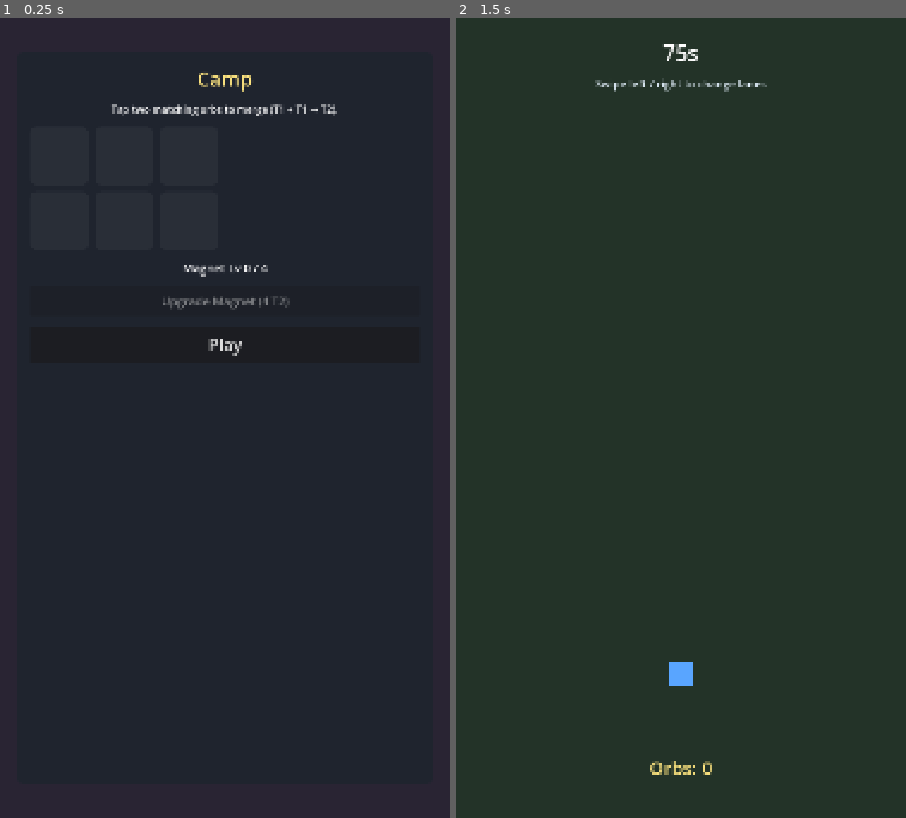
Above: before the commit, frames 1-2 (left to right).
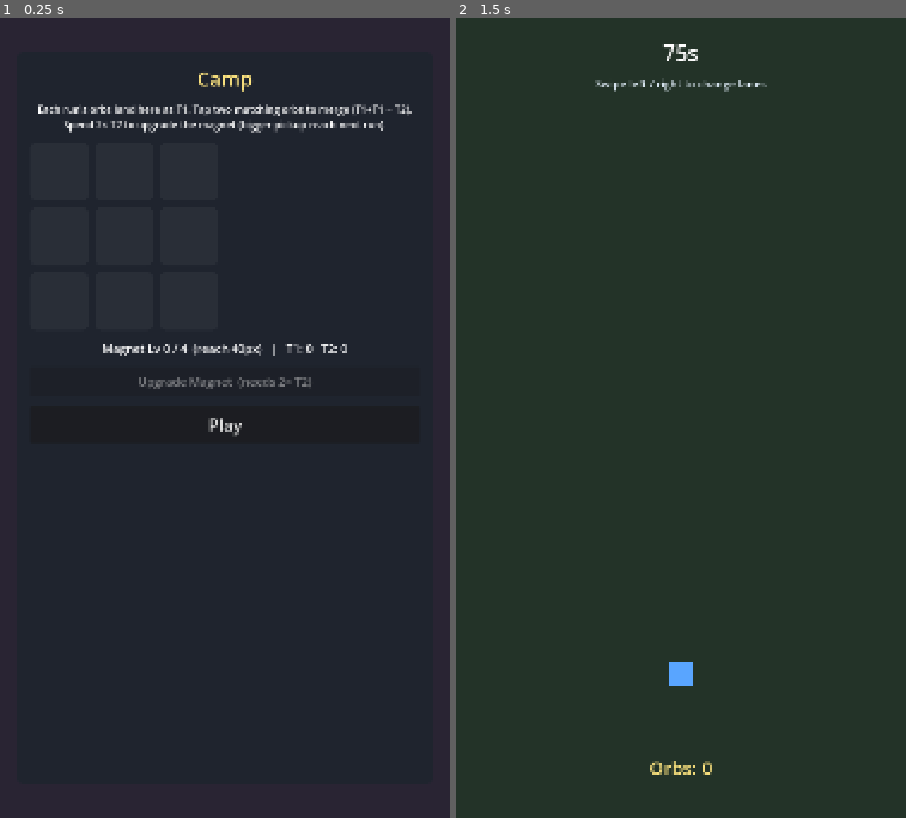
Above: after the commit, the same moments.

Repository: alemsahinovicfax-stack/merge-meadow
Game: Godot game, scene res://scenes/camp/camp_scene.tscn
Same seed, same stepped clock (60 frames per second), same inputs: the game is played once before the commit and once after it. This scene is started directly instead of the project's main scene.
Inputs (mouse positions are in pixels of both pictures, inside the frame that each line leads up to):
- Up to frame 1 (0.25 s): no input
- Up to frame 2 (1.5 s): click "Play" at 0.5 s; tap Enter at 1.25 s; move the mouse to (780, 378) at 1.27 s; click (780, 378) at 1.42 s

The runs differ from the first frame. In frame 1, 2.0% of the frame differs, in the area x 8-92%, y 10-53%; in frame 2, nothing differs.

Commit message:
Fix camp economy + real magnet effect; single-launch script.
Magnet was unreachable (6 slots, needed 4xT2); now 9 slots, 2xT2, and magnet grows in-run pickup radius. Clearer camp/loot copy. godot-run.ps1 launches once instead of watch-per-change.

Co-authored-by: Cursor <cursoragent@cursor.com>

Diff:
--- a/game/scenes/run/run_scene.tscn
+++ b/game/scenes/run/run_scene.tscn
@@ -1,10 +1,13 @@
-[gd_scene load_steps=5 format=3 uid="uid://c8runscene01"]
+[gd_scene load_steps=6 format=3 uid="uid://c8runscene01"]
 
 [ext_resource type="Script" path="res://scripts/run/run_controller.gd" id="1_run"]
 [ext_resource type="Script" path="res://scripts/run/player.gd" id="2_player"]
 
 [sub_resource type="RectangleShape2D" id="RectangleShape2D_player"]
 size = Vector2(56, 56)
+
+[sub_resource type="CircleShape2D" id="CircleShape2D_magnet"]
+radius = 40.0
 
 [node name="RunScene" type="Node2D"]
 script = ExtResource("1_run")
@@ -28,6 +31,13 @@
 
 [node name="CollisionShape2D" type="CollisionShape2D" parent="Player"]
 shape = SubResource("RectangleShape2D_player")
+
+[node name="MagnetField" type="Area2D" parent="Player"]
+collision_layer = 0
+collision_mask = 2
+
+[node name="CollisionShape2D" type="CollisionShape2D" parent="Player/MagnetField"]
+shape = SubResource("CircleShape2D_magnet")
 
 [node name="HUD" type="CanvasLayer" parent="."]
 
--- a/game/scripts/autoload/game_state.gd
+++ b/game/scripts/autoload/game_state.gd
@@ -5,10 +5,14 @@
 const SCENE_LOOT := "res://scenes/ui/loot_screen.tscn"
 const SCENE_CAMP := "res://scenes/camp/camp_scene.tscn"
 
-const CAMP_SLOT_COUNT := 6
+const CAMP_SLOT_COUNT := 9
 const MAX_MERGE_TIER := 2
 const MAGNET_MAX_LEVEL := 4
-const MAGNET_COST_T2 := 4
+const MAGNET_COST_T2 := 2
+
+# Magnet efekt u runu: domet automatskog skupljanja orbova (px).
+const MAGNET_BASE_RADIUS := 40.0
+const MAGNET_RADIUS_PER_LEVEL := 48.0
 
 var last_loot: int = 0
 var last_failed: bool = false
@@ -124,5 +128,9 @@
 	return true
 
 
+func get_magnet_radius() -> float:
+	return MAGNET_BASE_RADIUS + magnet_level * MAGNET_RADIUS_PER_LEVEL
+
+
 func mark_tutorial_seen() -> void:
 	tutorial_seen = true
--- a/game/scripts/camp/camp_controller.gd
+++ b/game/scripts/camp/camp_controller.gd
@@ -40,26 +40,28 @@
 
 func _on_slot_pressed(index: int) -> void:
 	var tier := GameState.camp_slots[index]
+	var status := ""
+
 	if tier == 0:
 		_selected_slot = -1
-		_refresh_ui()
-		return
-
-	if _selected_slot < 0:
+		status = "That slot is empty. Tap an orb to select it."
+	elif _selected_slot < 0:
 		_selected_slot = index
+		status = "Selected T%d. Now tap another T%d to merge." % [tier, tier]
 	elif _selected_slot == index:
 		_selected_slot = -1
+		status = "Deselected."
 	else:
 		if GameState.try_merge_slots(_selected_slot, index):
-			info_label.text = "Merged!"
+			status = "Merged into T%d!" % GameState.camp_slots[index]
 		else:
-			info_label.text = "Pick two matching orbs to merge."
+			status = "No match — orbs must be the same tier."
 		_selected_slot = -1
 
-	_refresh_ui()
+	_refresh_ui(status)
 
 
-func _refresh_ui() -> void:
+func _refresh_ui(status: String = "") -> void:
 	for i in _slot_buttons.size():
 		var tier := GameState.camp_slots[i]
 		var button := _slot_buttons[i]
@@ -88,13 +90,24 @@
 			_:
 				button.text = "?"
 
-	magnet_label.text = "Magnet Lv %d / %d" % [GameState.magnet_level, GameState.MAGNET_MAX_LEVEL]
-	magnet_button.text = "Upgrade Magnet (%d T2)" % GameState.MAGNET_COST_T2
-	magnet_button.disabled = (
-		GameState.magnet_level >= GameState.MAGNET_MAX_LEVEL
-		or GameState.count_tier(2) < GameState.MAGNET_COST_T2
-	)
-	info_label.text = "Tap two matching orbs to merge (T1 + T1 → T2)."
+	var t1 := GameState.count_tier(1)
+	var t2 := GameState.count_tier(2)
+	magnet_label.text = "Magnet Lv %d / %d  (reach %dpx)   |   T1: %d   T2: %d" % [
+		GameState.magnet_level, GameState.MAGNET_MAX_LEVEL,
+		int(GameState.get_magnet_radius()), t1, t2
+	]
+
+	if GameState.magnet_level >= GameState.MAGNET_MAX_LEVEL:
+		magnet_button.text = "Magnet maxed out"
+		magnet_button.disabled = true
+	else:
+		magnet_button.text = "Upgrade Magnet  (needs %d× T2)" % GameState.MAGNET_COST_T2
+		magnet_button.disabled = t2 < GameState.MAGNET_COST_T2
+
+	if status != "":
+		info_label.text = status
+	else:
+		info_label.text = "Each run's orbs land here as T1. Tap two matching orbs to merge (T1+T1 = T2). Spend %d× T2 to upgrade the magnet (bigger pickup reach next run)." % GameState.MAGNET_COST_T2
 
 
 func _on_magnet_pressed() -> void:
--- a/game/scripts/run/orb.gd
+++ b/game/scripts/run/orb.gd
@@ -2,7 +2,12 @@
 
 signal collected
 
+var _collected: bool = false
+
 
 func collect() -> void:
+	if _collected:
+		return
+	_collected = true
 	collected.emit()
 	queue_free()
--- a/game/scripts/run/player.gd
+++ b/game/scripts/run/player.gd
@@ -5,12 +5,16 @@
 
 const SWIPE_THRESHOLD := 50.0
 const LANE_TWEEN_DURATION := 0.12
+
 var lane_index: int = 1
 var lane_x_positions: Array[float] = []
 var _touch_start: Vector2 = Vector2.ZERO
 var _touching: bool = false
 var _input_enabled: bool = true
 var _lane_tween: Tween
+var _magnet_radius: float = 0.0
+
+@onready var _magnet_field: Area2D = get_node_or_null("MagnetField")
 
 
 func setup_lanes(positions: Array[float]) -> void:
@@ -27,9 +31,20 @@
 	_input_enabled = enabled
 
 
+func set_magnet_radius(radius: float) -> void:
+	_magnet_radius = radius
+	if _magnet_field:
+		var shape := _magnet_field.get_node_or_null("CollisionShape2D") as CollisionShape2D
+		if shape and shape.shape is CircleShape2D:
+			(shape.shape as CircleShape2D).radius = radius
+	queue_redraw()
+
+
 func _ready() -> void:
 	add_to_group("player")
 	area_entered.connect(_on_area_entered)
+	if _magnet_field:
+		_magnet_field.area_entered.connect(_on_magnet_area_entered)
 
 
 func _apply_lane(animate: bool) -> void:
@@ -95,3 +110,14 @@
 			area.collect()
 	elif area.is_in_group("obstacle"):
 		hit_obstacle.emit()
+
+
+func _on_magnet_area_entered(area: Area2D) -> void:
+	# Magnet skuplja orbove u dometu, ali NE reagira na prepreke.
+	if area.is_in_group("orb") and area.has_method("collect"):
+		area.collect()
+
+
+func _draw() -> void:
+	if _magnet_radius > SWIPE_THRESHOLD:
+		draw_arc(Vector2.ZERO, _magnet_radius, 0.0, TAU, 48, Color(0.5, 0.8, 1.0, 0.25), 3.0)
--- a/game/scripts/run/run_controller.gd
+++ b/game/scripts/run/run_controller.gd
@@ -42,6 +42,7 @@
 	spawn_timer = 0.0
 	_clear_world_entities()
 	player.reset_lane()
+	player.set_magnet_radius(GameState.get_magnet_radius())
 	player.set_input_enabled(true)
 	_update_hud()
 
--- a/game/scripts/ui/loot_screen.gd
+++ b/game/scripts/ui/loot_screen.gd
@@ -50,6 +50,6 @@
 func _on_camp_pressed() -> void:
 	var deposited := GameState.deposit_loot_to_camp()
 	if deposited == 0 and GameState.last_loot > 0:
-		status_label.text = "Camp is full — merge or free slots first."
+		status_label.text = "Camp is full — go merge orbs first, then bring more."
 		return
 	GameState.go_to_scene(GameState.SCENE_CAMP)
Not shown, changed: .cursor/rules/godot-launch.mdc
Not shown, changed: docs/05-technical/godot/dev-workflow.md
Not shown, changed: docs/07-meta/changelog.md
Not shown, added: scripts/godot-run.bat
Not shown, added: scripts/godot-run.ps1
